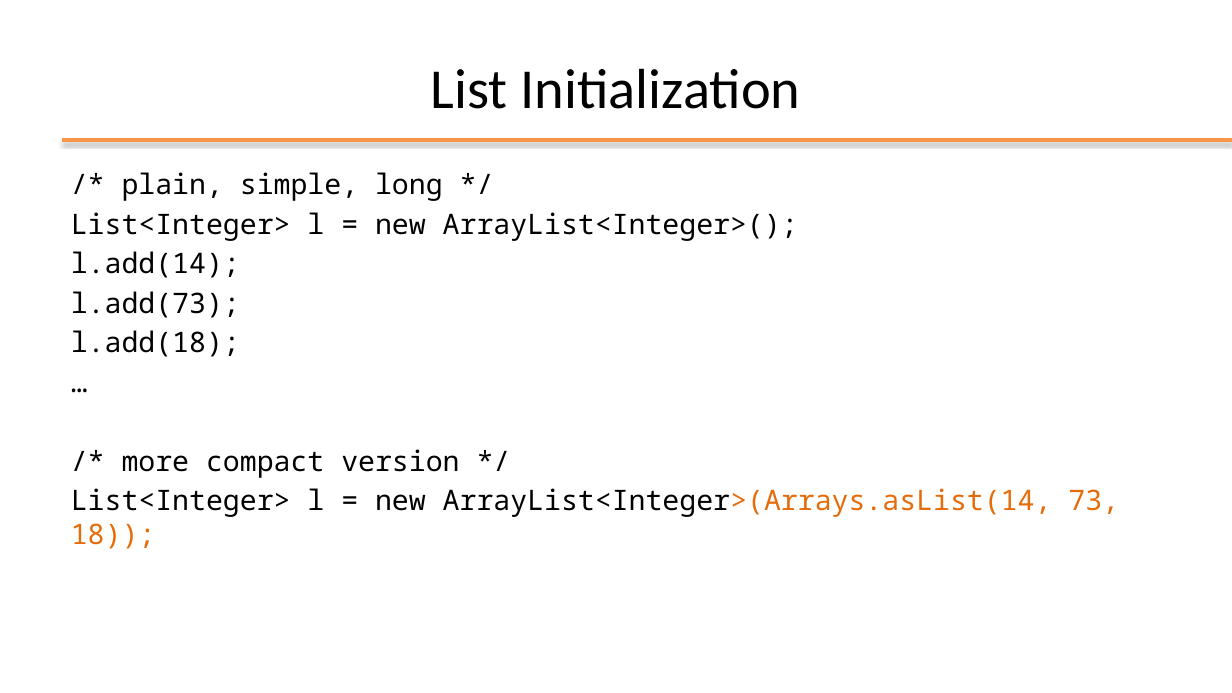
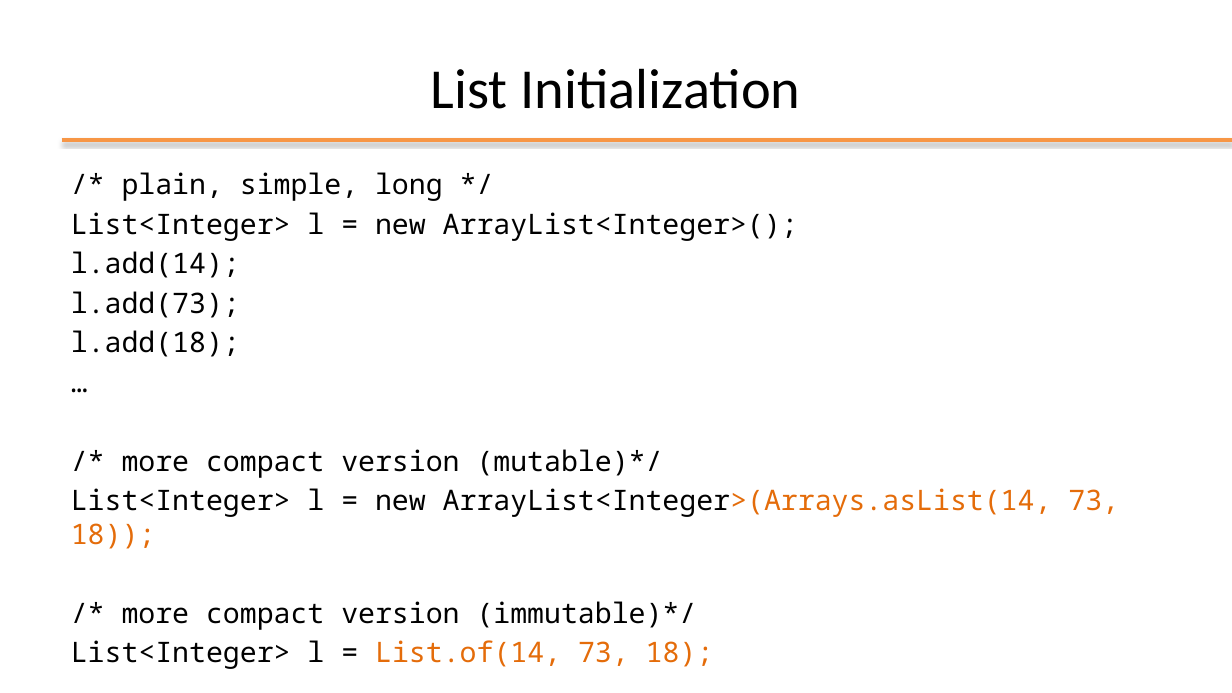
Before and after one commit to plctechnician/ooprogramming, a slide deck: slide 16 of java/slides/ppt/04 - Java Data Structures.pptx (slide 17 before the commit). Drawn at 1232x693 pixels with LibreOffice and Linux fonts; fonts in the diff are those of the drawing; background and template pictures are left out. Boxes give left, top, right and bottom in pixels: in the first picture for what was removed or moved away, otherwise in the second. Text is boxed around its words. In the diff, an @@ line names an element or a change of style, - is before the commit and + after.

```diff
--- a/java/slides/ppt/04 - Java Data Structures.pptx
+++ b/java/slides/ppt/04 - Java Data Structures.pptx
@@ text at (x1=122, y1=449, x2=663, y2=478): text changed @@
-/* more compact version */
+/* more compact version (mutable)*/
@@ text at (x1=71, y1=601, x2=714, y2=669): paragraphs added @@
+/* more compact version (immutable)*/
+List<Integer> l = List.of(14, 73, 18);
```
Also in this commit, not shown: 14 other slides changed, 6 slides removed, 1 other file.
